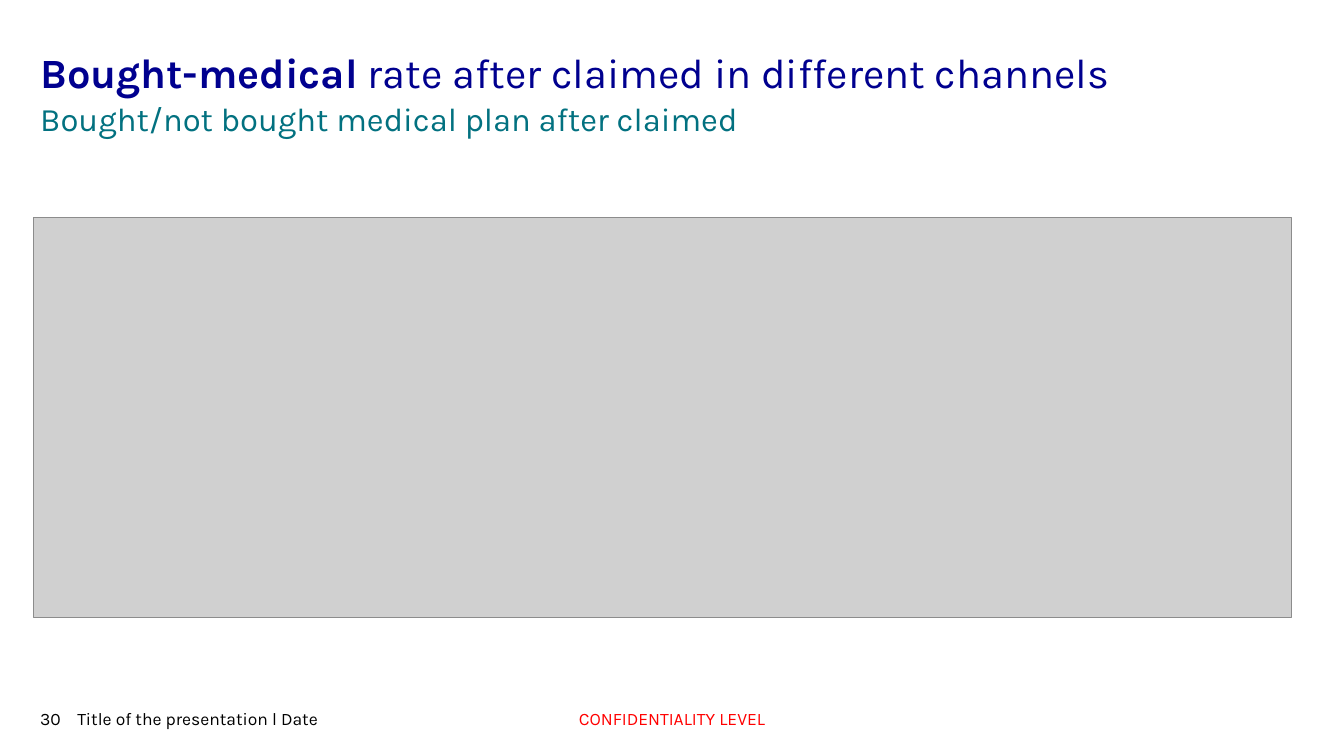
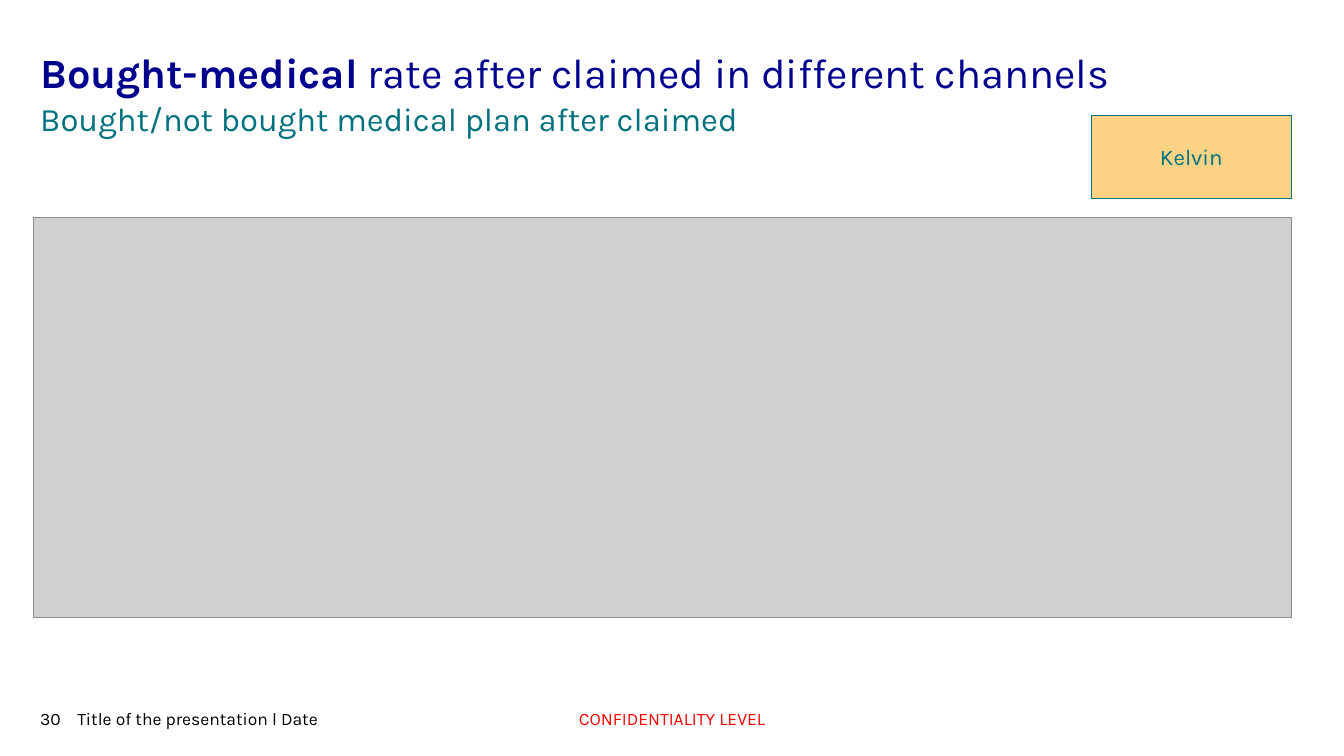
Before and after one commit to ithiria894/FateAi, a slide deck: slide 30 of DATAS/202303 GI Travel EDA - Sharing with GI team.pptx. Drawn at 1344x756 pixels with LibreOffice and Linux fonts; fonts in the diff are those of the drawing; grey boxes stand for pictures; background and template pictures are left out. Boxes give left, top, right and bottom in pixels: in the first picture for what was removed or moved away, otherwise in the second. Text is boxed around its words. In the diff, an @@ line names an element or a change of style, - is before the commit and + after.

```diff
--- a/DATAS/202303 GI Travel EDA - Sharing with GI team.pptx
+++ b/DATAS/202303 GI Travel EDA - Sharing with GI team.pptx
@@ rectangle added at (1092, 115, 1292, 198), fill #FCD385, outline #027180 0.75 pt, 16 pt, text #027180 @@
+Kelvin
```
Also in this commit, not shown: 29 other slides changed, 3 other files.
